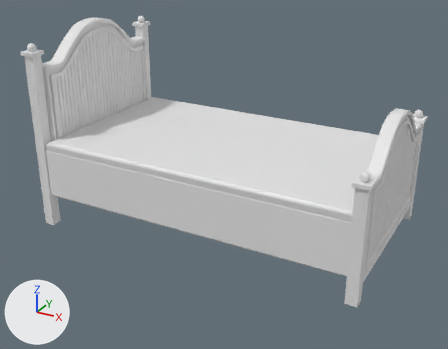
Two versions of the FBX model Content/Meshes/Fabian/bed.fbx, one commit apart.
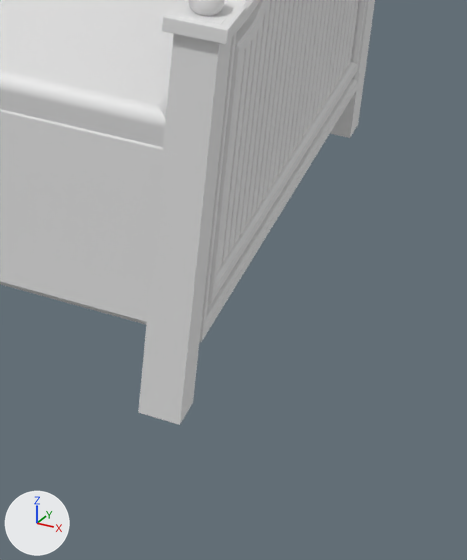
Each version is shown whole from a 50 mm lens placed at (0.71, -2.78, 2.0), pointed at (-1.1, 0.52, 0.35), then close up on the part from 67% to 99% of the width and 51% to 100% of the height. Arrows for +X, +Y and +Z are at lower left; the lights stay in place. Materials are left out; every surface is plain grey. Where no turn or scale is listed for an object, it has been applied to the vertices.

In view in the first close-up: 'bed2'.
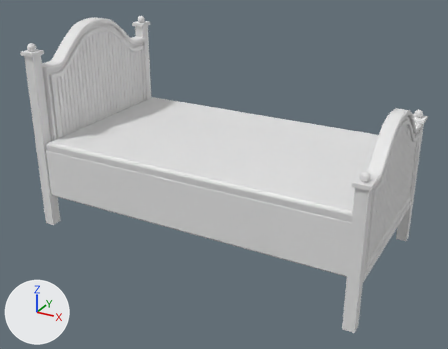
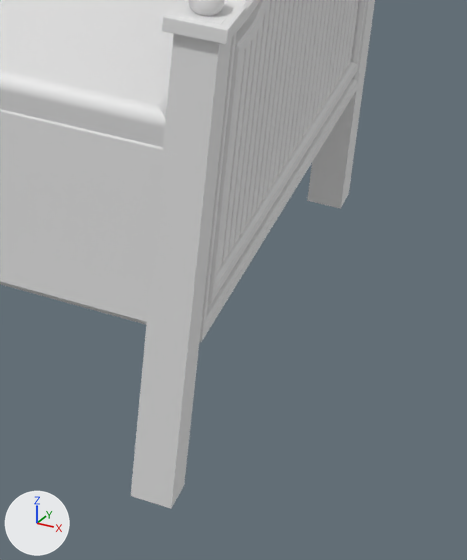
The newer file is also turned or shifted as a whole; pictures and numbers use the older file's frame.

Boxes [x1, y1, x2, y2] around the edits, measured in the close-ups (467 x 560 px; the box of a moved part takes in the faces that stretch with it):
'bed2', reshaped: before [0, 0, 375, 425]; after [0, 0, 375, 509]
part 1 of me_mesh, moved or reshaped: before [138, 34, 232, 425]; after [131, 34, 232, 509]
part 2 of me_mesh, moved or reshaped: before [330, 0, 375, 138]; after [307, 0, 375, 209]

Patch to the scene script:
```diff
--- a/Content/Meshes/Fabian/bed.fbx.py
+++ b/Content/Meshes/Fabian/bed.fbx.py
@@ me_mesh @@
 me_mesh.from_pydata(...)  # 4384 vertices, 3902 faces; spans x -2.25..0.01, y -0.01..1.24, z -0.06..1.26
 # used by ob_bed2; location = (0.0, 0.0, 0.0)
 # before: 2459 (0.0, 0.07, 0.0) at pixel (193, 402), 2460 (-0.07, 0.07, 0.0), 2461 (-0.07, 0.0, 0.0) at pixel (138, 412), 2462 (0.0, 0.0, 0.0) at pixel (179, 424)
 # before: 2848 (0.0, 1.22, 0.0) at pixel (358, 124), 2849 (-0.07, 1.22, 0.0), 2850 (-0.07, 1.15, 0.0), 2851 (0.0, 1.15, 0.0) at pixel (350, 138)
+# me_mesh part 1
+for i in [*range(2459, 2463)]: me_mesh.vertices[i].co += Vector((0.0, 0.0, -0.17))
+# me_mesh part 2
+for i in [*range(2848, 2852)]: me_mesh.vertices[i].co += Vector((0.0, 0.0, -0.17))
```
